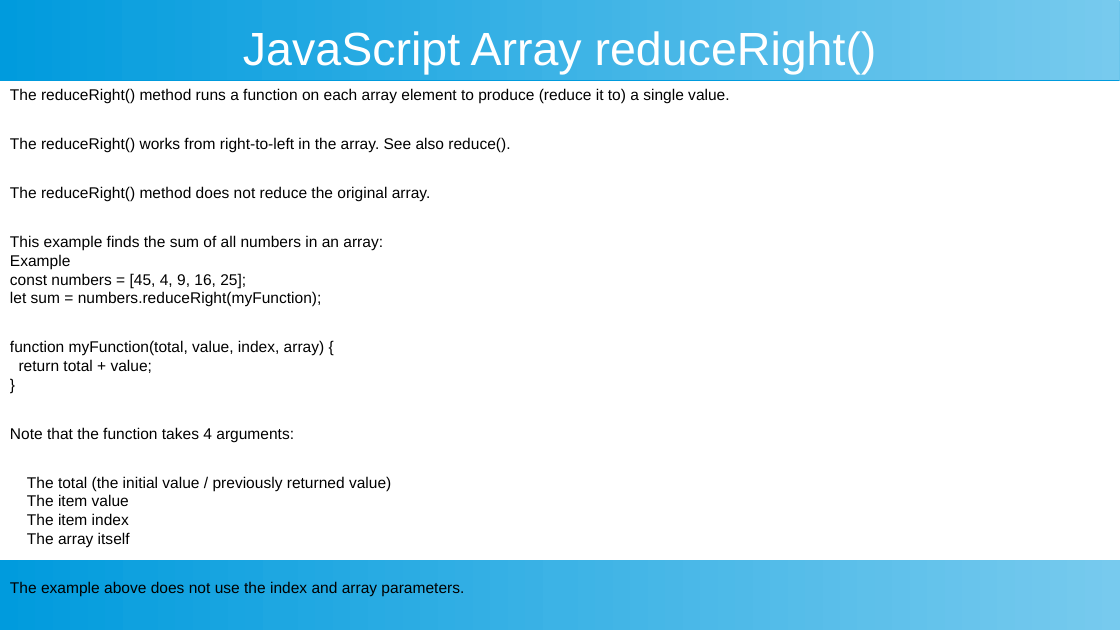
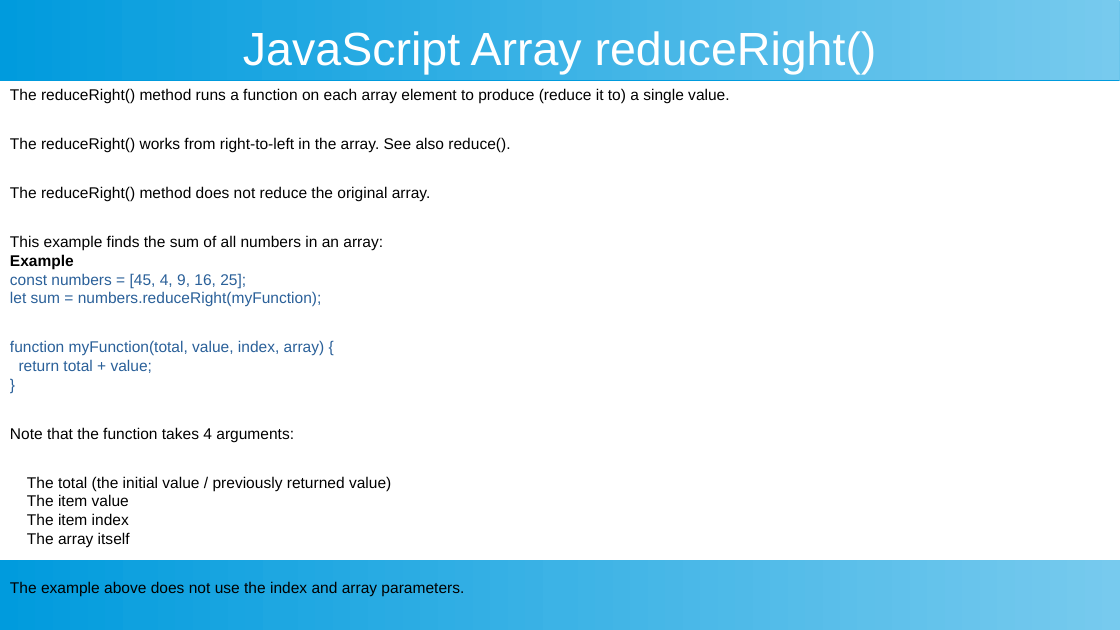
Before and after one commit to ashishjain1547/public_lessons_in_javascript, a slide deck: slide 18 of 7_Arrays in Detail/4 - array iteration.odp (slide 9 before the commit). Drawn at 1120x630 pixels with LibreOffice and Linux fonts; fonts in the diff are those of the drawing. Boxes give left, top, right and bottom in pixels: in the first picture for what was removed or moved away, otherwise in the second. Text is boxed around its words. In the diff, an @@ line names an element or a change of style, - is before the commit and + after.

```diff
--- a/7_Arrays in Detail/4 - array iteration.odp
+++ b/7_Arrays in Detail/4 - array iteration.odp
@@ text at (10, 254, 325, 373): bold on in "Example"; text colour #000000 to #2A6099 in "const numbers = [45, 4, 9, 16, ...", "let sum = numbers.reduceRight(myFunction);", "function myFunction(total, value, index, array) {", "return total + value;" and 1 more places @@
```
Also in this commit, not shown: 9 other slides changed, 10 slides added, 6 other files.
